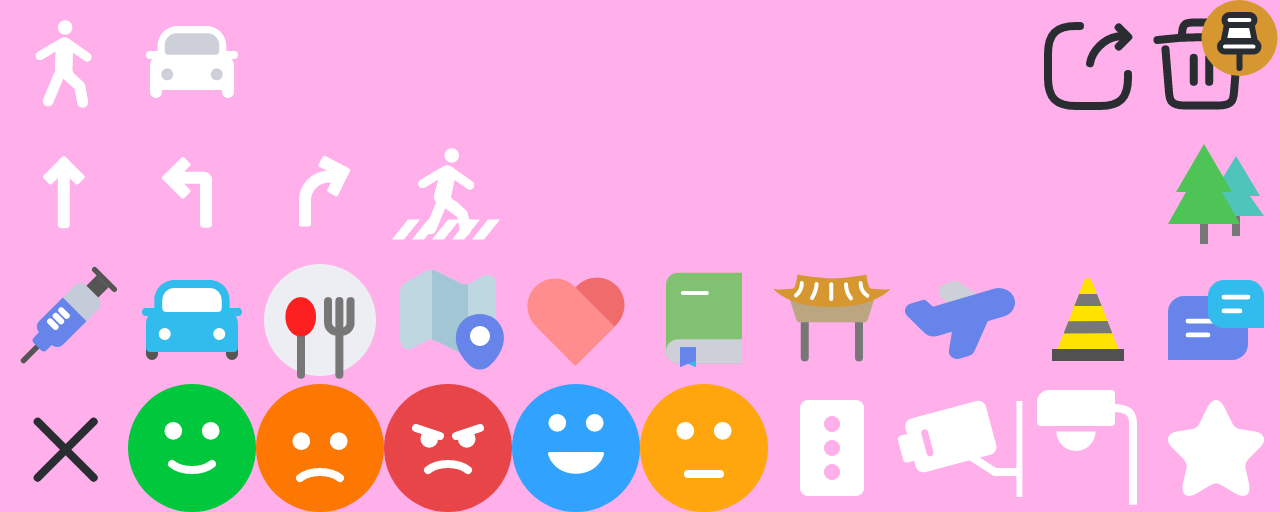
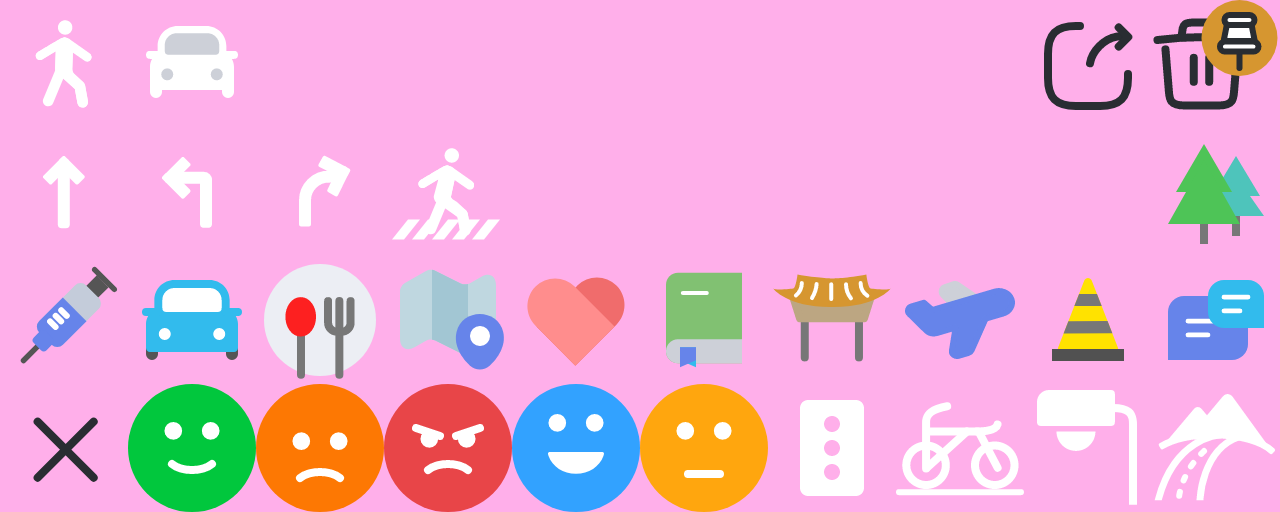
Layered file, before and after one edit (1280px x 512px). Changes by layer:
renamed "Layer 84" to "Layer 101", moved it above "Layer 99", painted on it over [1154, 394, 1276, 501]
renamed "Layer 80" to "Layer 99", moved it above "Layer 95", painted on it over [896, 400, 1024, 497]
